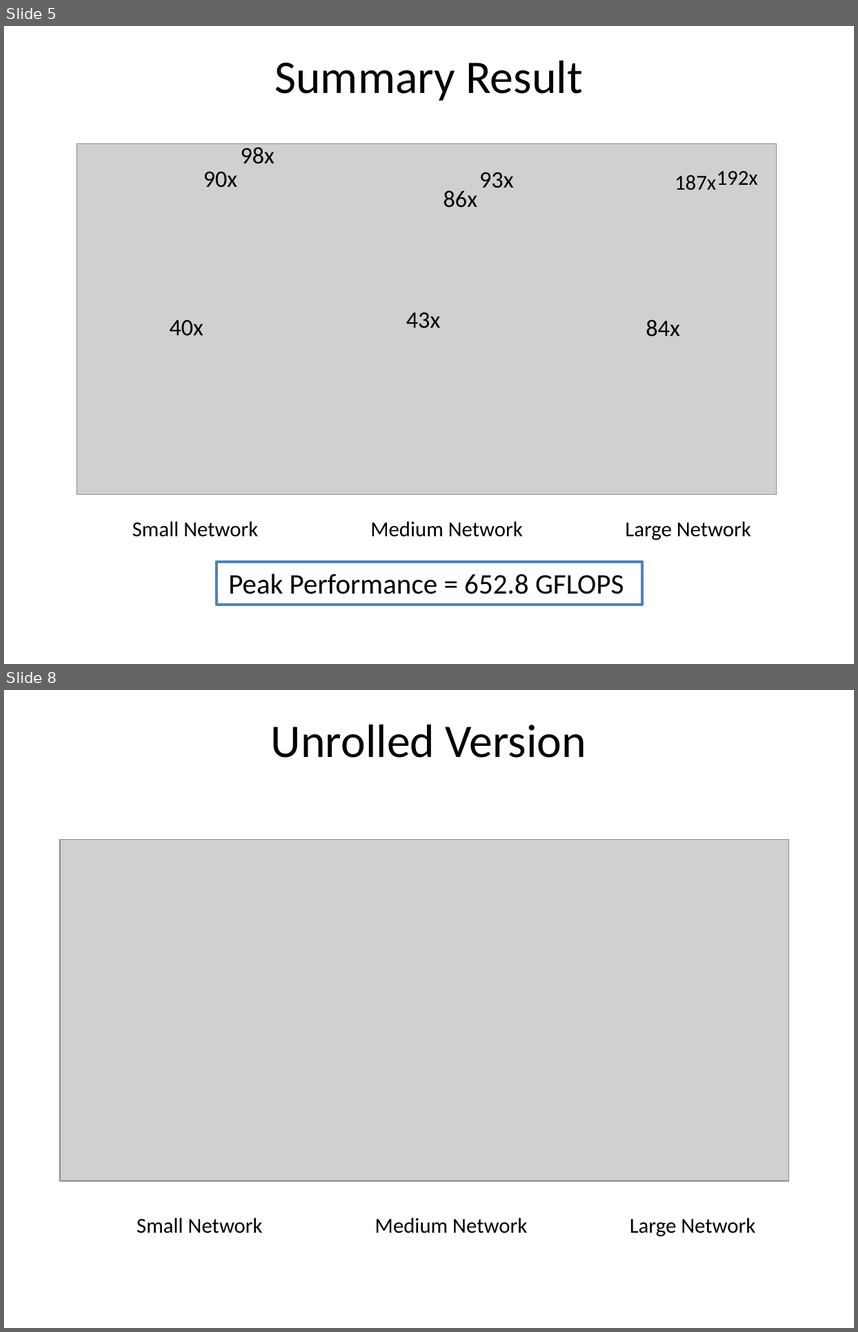
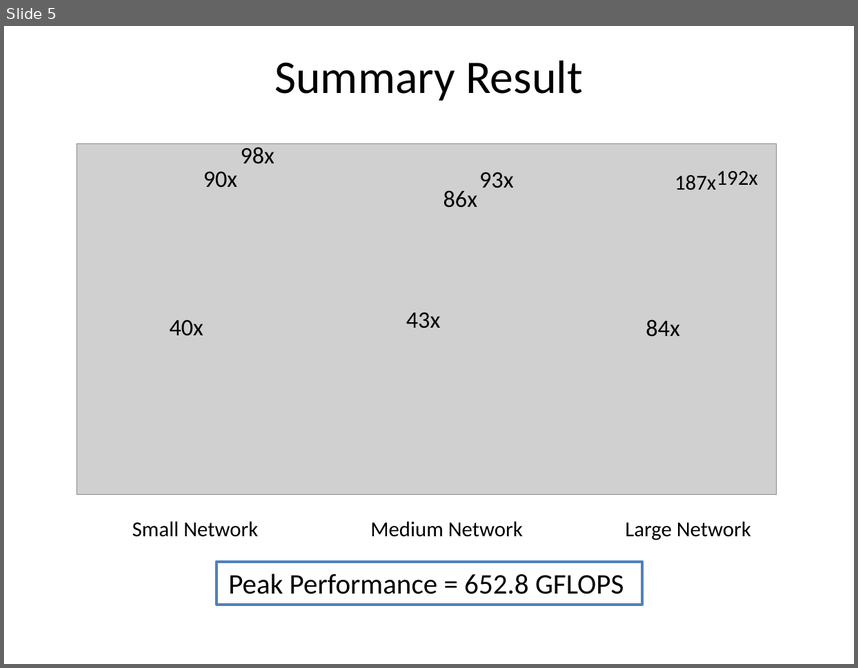
Before and after one commit to ymiyamot/GPU-Deep-Neural-Network-Inference, a slide deck: docs/presentation_Final_project_HL_YM.pptx. Shown one above the other, each under a label of ours: slides 5 and 8 before the commit, slide 5 after it; the slides between them are not shown. The pictures are 858x1332 and 858x668 pixels, drawn with LibreOffice and Linux fonts; fonts in the diff are those of the drawing; grey boxes stand for pictures. Boxes give left, top, right and bottom in pixels: in the first picture for what was removed or moved away, otherwise in the second. Text is boxed around its words. In the diff, an @@ line names an element or a change of style, - is before the commit and + after.

```diff
--- a/docs/presentation_Final_project_HL_YM.pptx
+++ b/docs/presentation_Final_project_HL_YM.pptx
@@ slide 8 removed at box(4, 690, 854, 1328), background #FFFFFF @@
@@ title removed at box(271, 724, 586, 758) @@
-Unrolled Version
@@ picture removed at box(60, 840, 789, 1181) @@
@@ text removed at box(136, 1217, 263, 1233) @@
-Small Network
@@ text removed at box(375, 1217, 527, 1233) @@
-Medium Network
@@ text removed at box(630, 1217, 755, 1236) @@
-Large Network
```
Also in this commit, not shown: 2 other slides removed.
